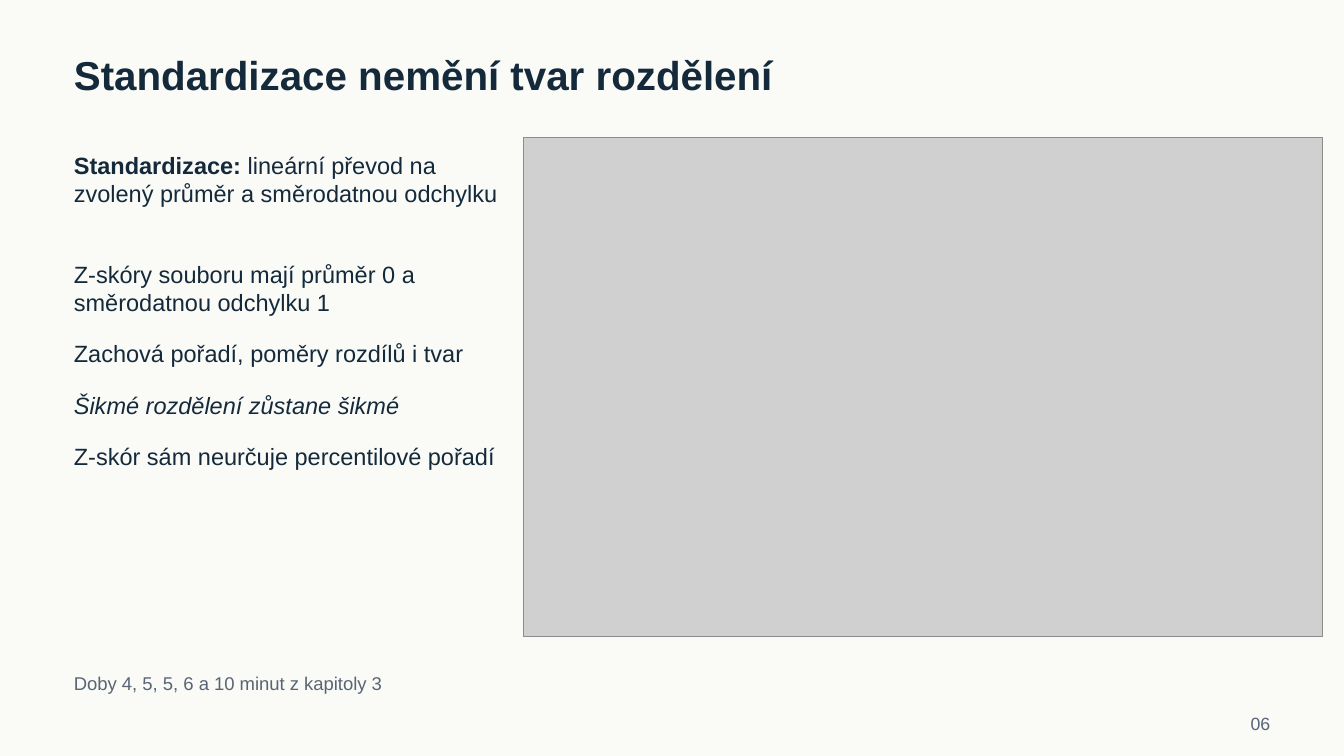
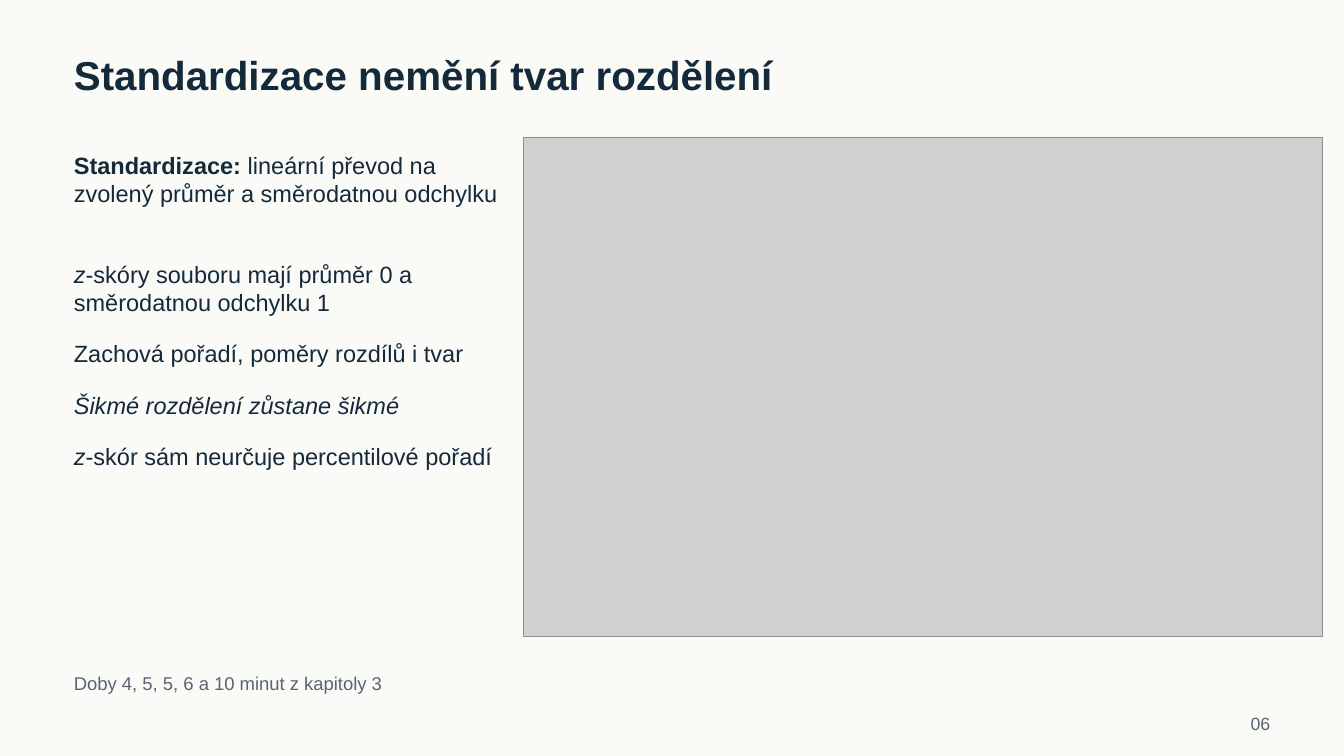
Before and after one commit to reckak/statistics-for-psychology, a slide deck: slide 6 of presentations/kapitola_04_normalni_rozdeleni.pptx. Drawn at 1344x756 pixels with LibreOffice and Linux fonts; fonts in the diff are those of the drawing; grey boxes stand for pictures. Boxes give left, top, right and bottom in pixels: in the first picture for what was removed or moved away, otherwise in the second. Text is boxed around its words. In the diff, an @@ line names an element or a change of style, - is before the commit and + after.

```diff
--- a/presentations/kapitola_04_normalni_rozdeleni.pptx
+++ b/presentations/kapitola_04_normalni_rozdeleni.pptx
@@ text at (x1=74, y1=264, x2=412, y2=316): text changed @@
-Z-skóry souboru mají průměr 0 a směrodatnou odchylku 1
+z-skóry souboru mají průměr 0 a směrodatnou odchylku 1
@@ text at (x1=74, y1=447, x2=492, y2=470): text changed @@
-Z-skór sám neurčuje percentilové pořadí
+z-skór sám neurčuje percentilové pořadí
```
Also in this commit, not shown: 6 other slides changed, 14 other files.
